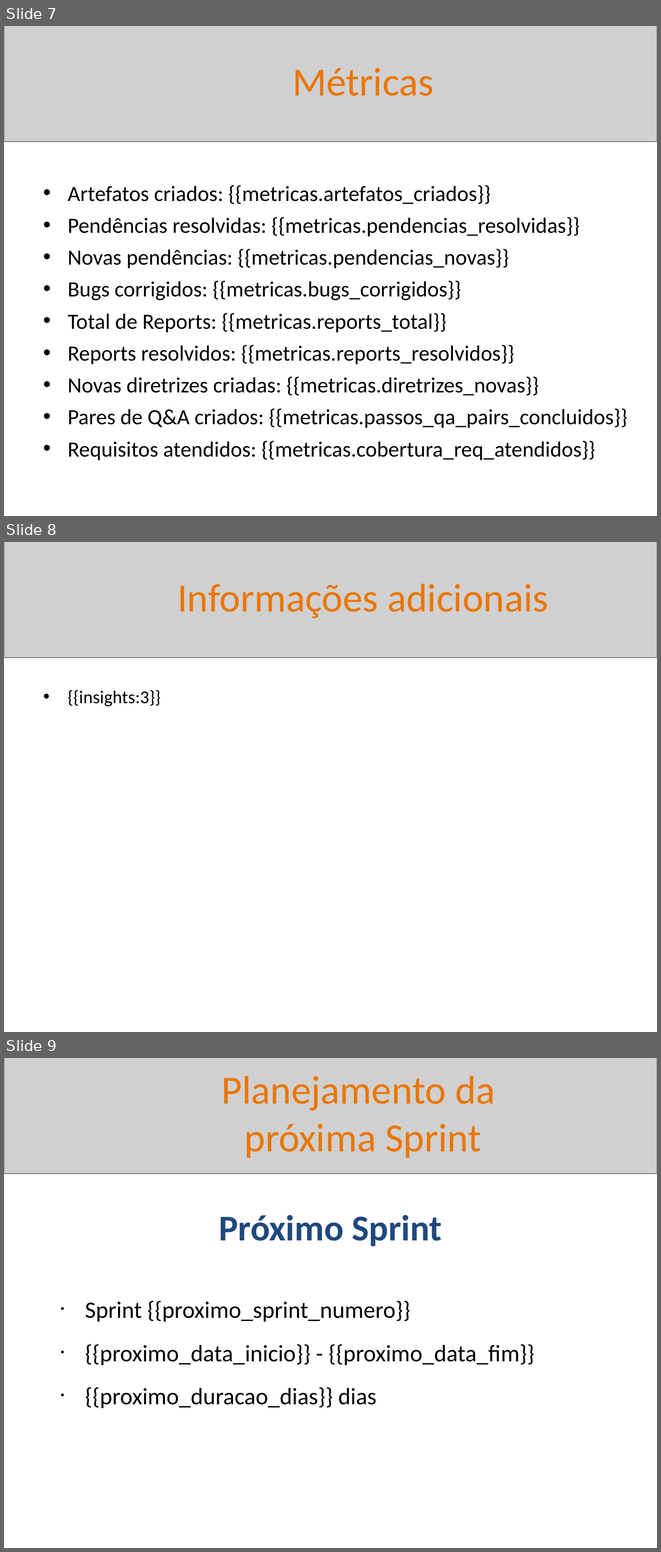
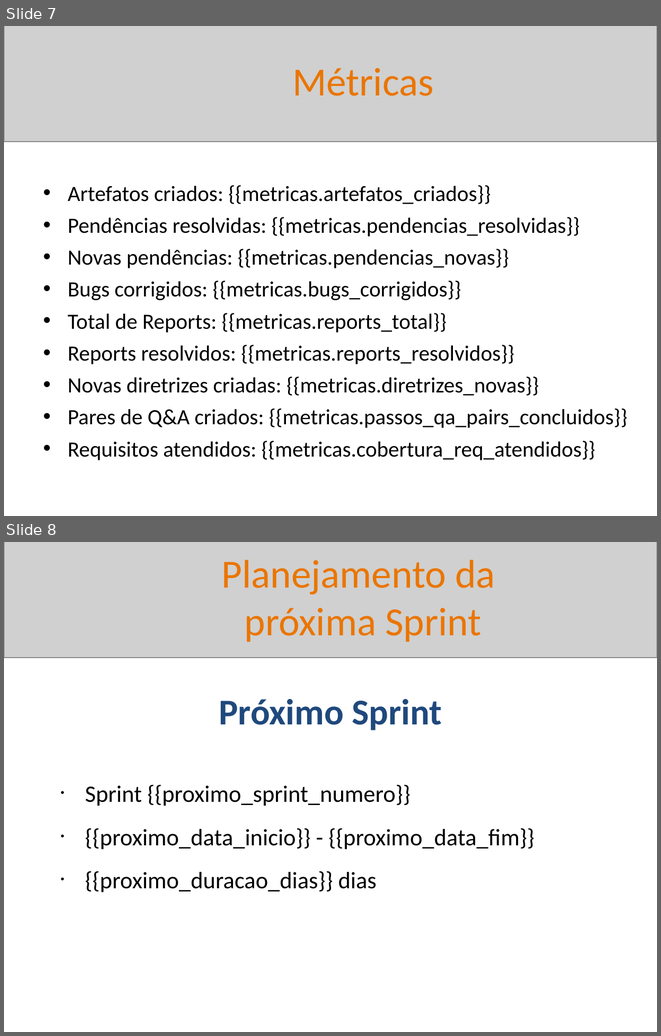
Before and after one commit to BetoFigu66/AgenteAssistenteDeVendas, a slide deck: artefatos/gerente_de_projetos/report_templates/template_sprint_review_interno.pptx. Shown one above the other, each under a label of ours: slides 7, 8 and 9 before the commit, slides 7 and 8 after it. The pictures are 661x1552 and 661x1036 pixels, drawn with LibreOffice and Linux fonts; fonts in the diff are those of the drawing; grey boxes stand for pictures. Boxes give left, top, right and bottom in pixels: in the first picture for what was removed or moved away, otherwise in the second. Text is boxed around its words. In the diff, an @@ line names an element or a change of style, - is before the commit and + after.

```diff
--- a/artefatos/gerente_de_projetos/report_templates/template_sprint_review_interno.pptx
+++ b/artefatos/gerente_de_projetos/report_templates/template_sprint_review_interno.pptx
@@ slide 8 removed at bbox=[4, 542, 657, 1032], background #FFFFFF @@
@@ picture removed at bbox=[4, 542, 657, 658] @@
@@ text removed at bbox=[177, 583, 548, 618] @@
-Informações adicionais
@@ text removed at bbox=[68, 690, 160, 706] @@
-• {{insights:3}}
@@ what was slide 9 is now slide 8 @@
```
Also in this commit, not shown: 2 slides changed, 6 other files.
